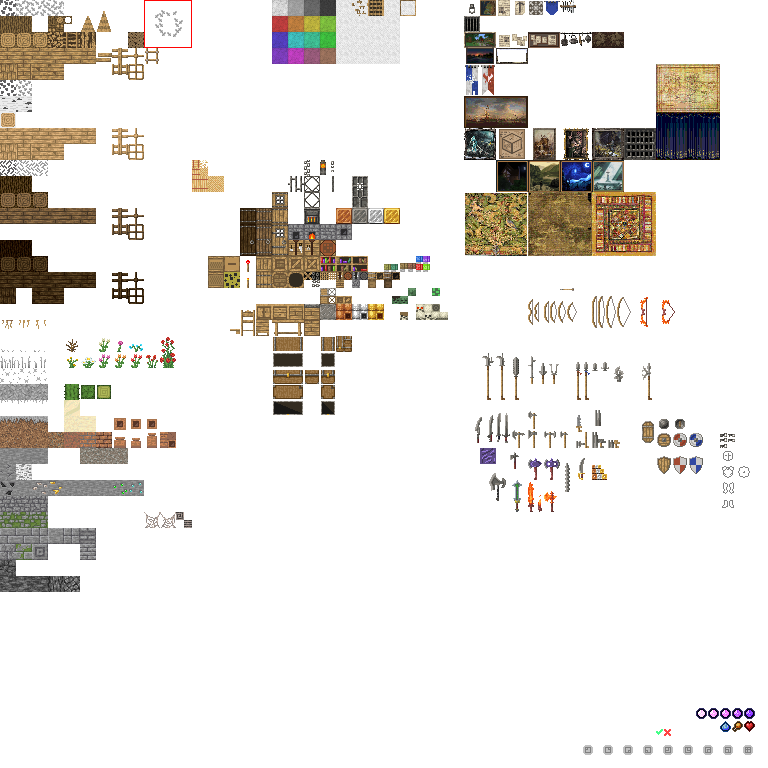
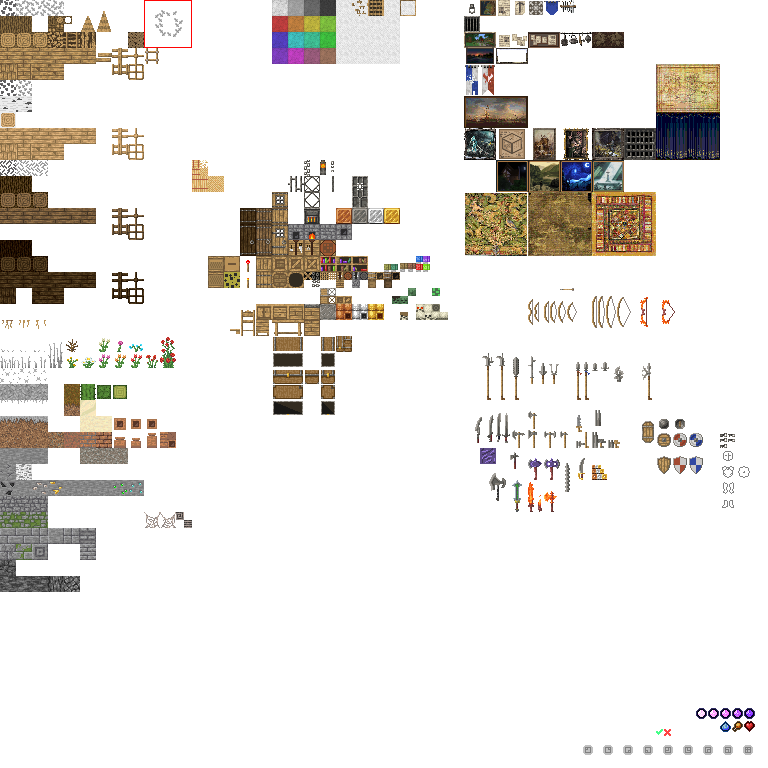
Layers edited between the first and the second w=768, h=768 image:
painted on "main" over [48, 342, 127, 432]
